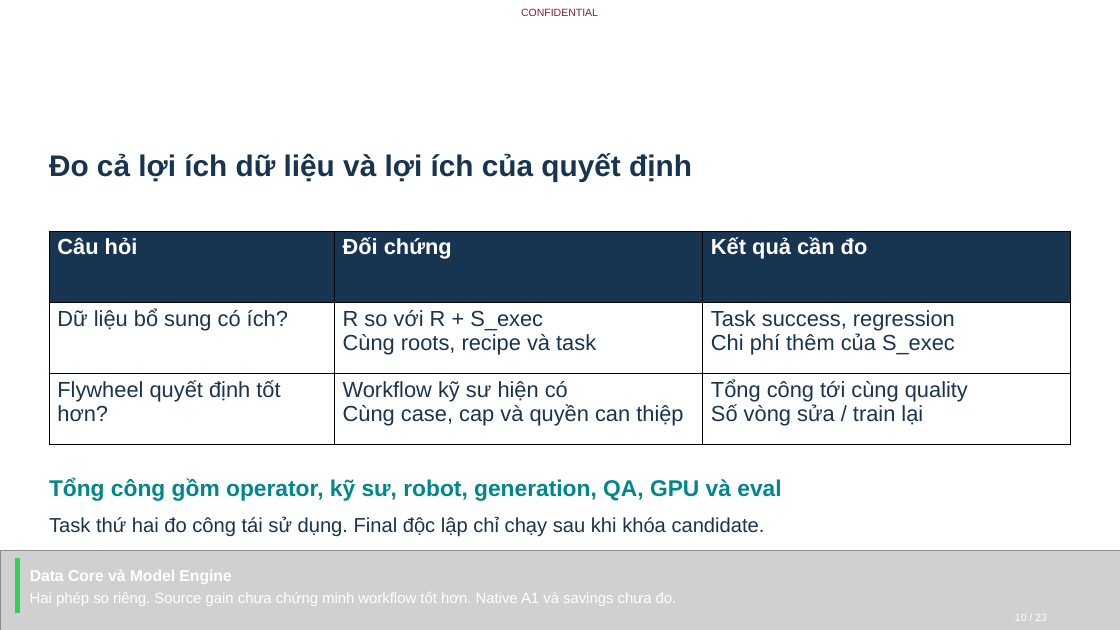
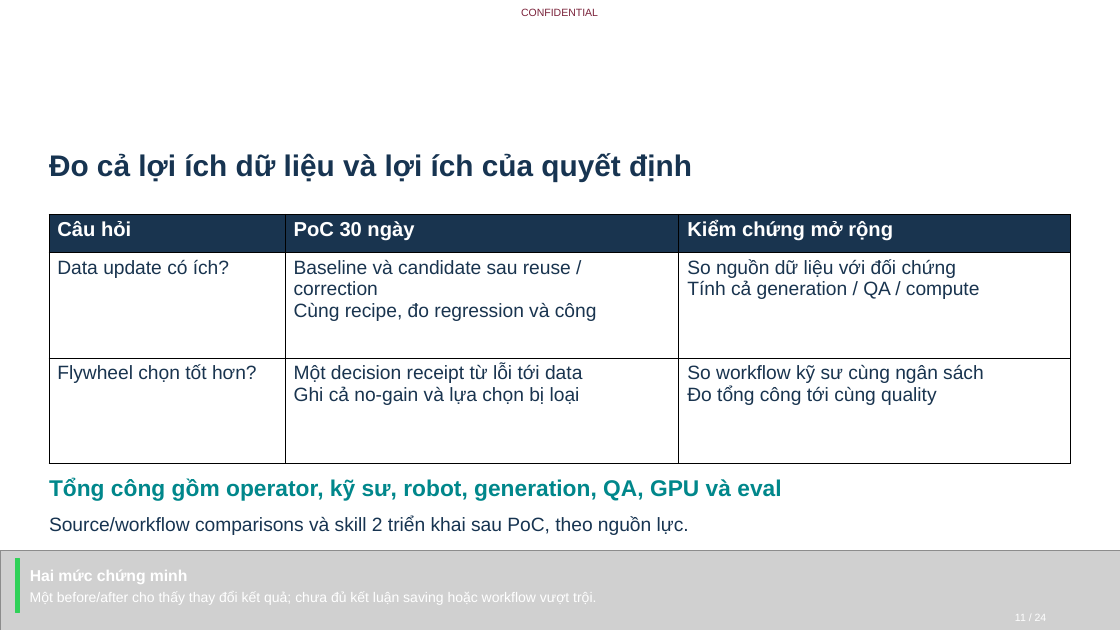
Before and after one commit to hiwe0305/denso-challenge, a slide deck: slide 11 of deliverables/DENSO-Humanoid-Data-Flywheel-2026.pptx (slide 10 before the commit). Drawn at 1120x630 pixels with LibreOffice and Linux fonts; fonts in the diff are those of the drawing; grey boxes stand for pictures; background and template pictures are left out. Boxes give left, top, right and bottom in pixels: in the first picture for what was removed or moved away, otherwise in the second. Text is boxed around its words. In the diff, an @@ line names an element or a change of style, - is before the commit and + after.

Commit message:
Clarify 30-day public-data PoC and real-robot demo gates

```diff
--- a/deliverables/DENSO-Humanoid-Data-Flywheel-2026.pptx
+++ b/deliverables/DENSO-Humanoid-Data-Flywheel-2026.pptx
@@ table at box(49, 214, 1071, 464) @@
-row 1, column 2: Đối chứng
+row 1, column 2: PoC 30 ngày
-row 1, column 3: Kết quả cần đo
+row 1, column 3: Kiểm chứng mở rộng
-row 2: Dữ liệu bổ sung có ích? | R so với R + S_exec / Cùng roots, recipe và task | Task success, regression / Chi phí thêm của S_exec
+row 2: Data update có ích? | Baseline và candidate sau reuse / correction / Cùng recipe, đo regression và công | So nguồn dữ liệu với đối chứng / Tính cả generation / QA / compute
-row 3: Flywheel quyết định tốt hơn? | Workflow kỹ sư hiện có / Cùng case, cap và quyền can thiệp | Tổng công tới cùng quality / Số vòng sửa / train lại
+row 3: Flywheel chọn tốt hơn? | Một decision receipt từ lỗi tới data / Ghi cả no-gain và lựa chọn bị loại | So workflow kỹ sư cùng ngân sách / Đo tổng công tới cùng quality
@@ fill #173451 to #19344F in row 1 @@
@@ size 18.8 to 17.2 pt in "Câu hỏi" @@
@@ table: place and size @@
-table at box(49, 231, 1072, 444)
+table at box(49, 214, 1071, 464)
@@ text at box(49, 517, 689, 535): text changed; size 17.2 to 16.5 pt @@
-Task thứ hai đo công tái sử dụng. Final độc lập chỉ chạy sau khi khóa candidate.
+Source/workflow comparisons và skill 2 triển khai sau PoC, theo nguồn lực.
@@ text at box(30, 570, 187, 584): text changed @@
-Data Core và Model Engine
+Hai mức chứng minh
@@ text at box(30, 592, 596, 605): text changed; size 12.8 to 12 pt @@
-Hai phép so riêng. Source gain chưa chứng minh workflow tốt hơn. Native A1 và savings chưa đo.
+Một before/after cho thấy thay đổi kết quả; chưa đủ kết luận saving hoặc workflow vượt trội.
@@ text at box(1015, 614, 1047, 621): text changed @@
-10 / 23
+11 / 24
```
Also in this commit, not shown: 19 other slides changed, 4 slides added, 3 slides removed, 18 other files.
